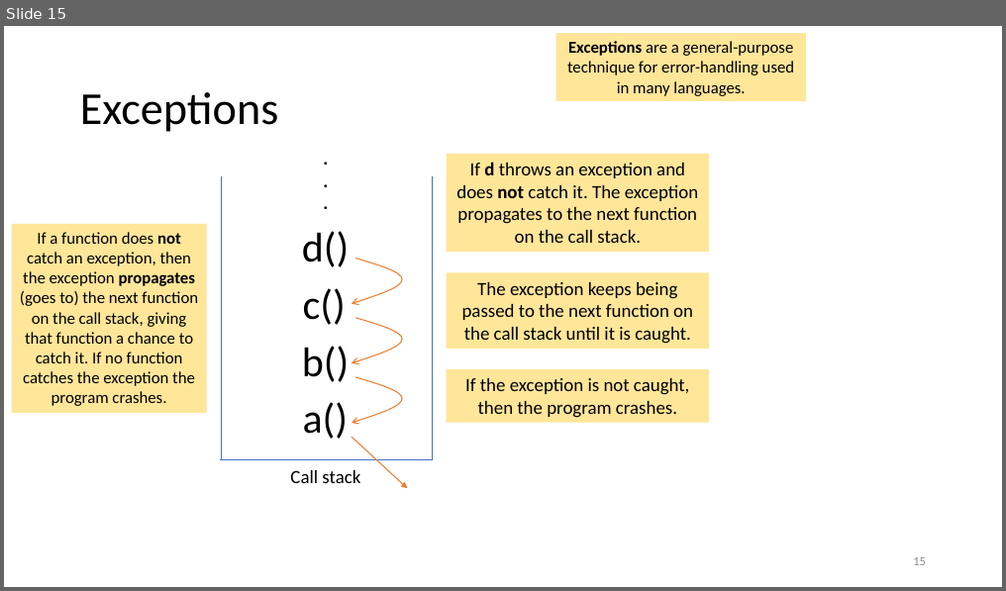
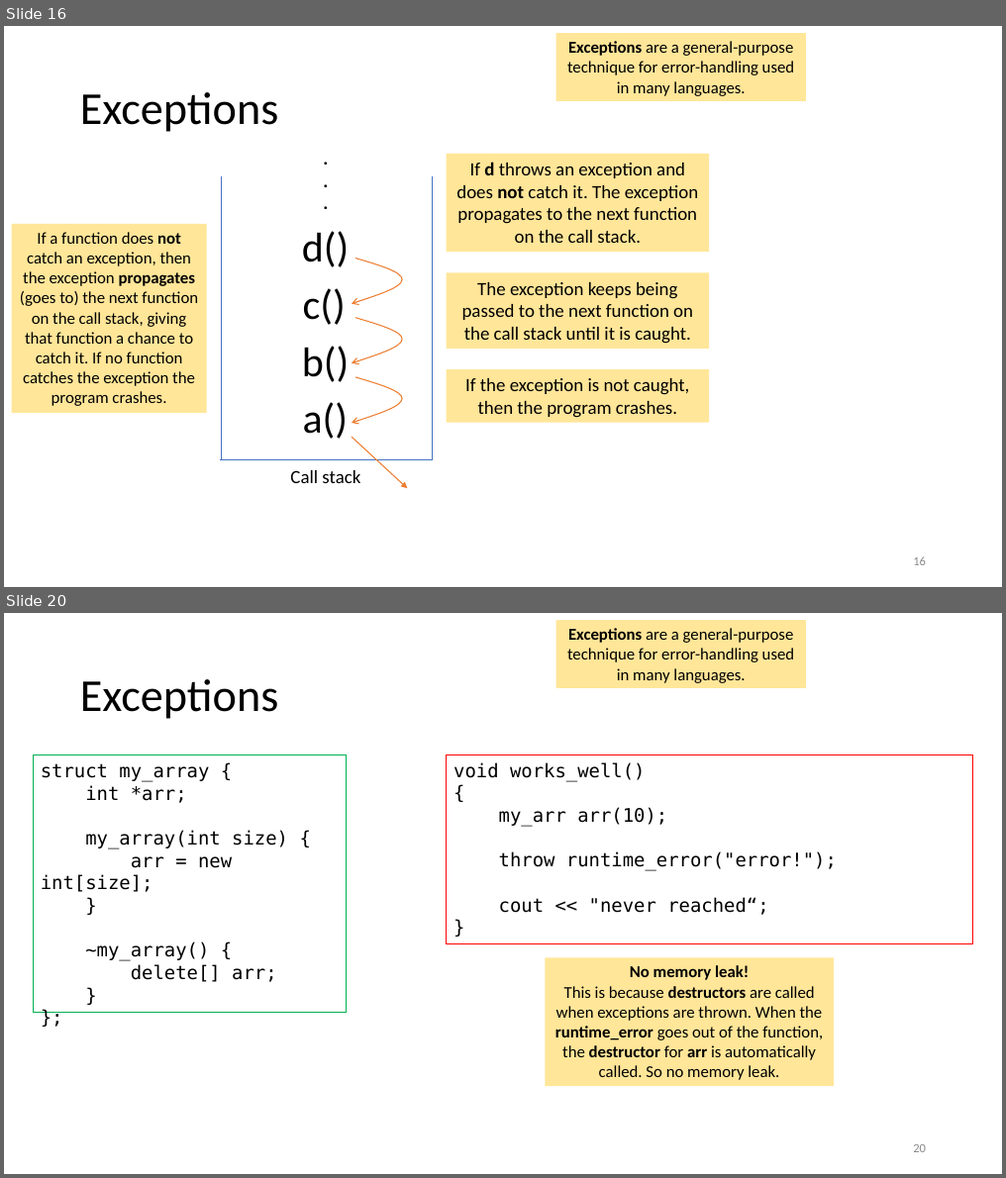
Before and after one commit to tjd1234/cmpt135spring2024, a slide deck: sample_code/week9/week9_cmpt135.pptx. Shown one above the other, each under a label of ours: slide 15 before the commit, slides 16 and 20 after it; the slides between them are not shown. The pictures are 1006x591 and 1006x1178 pixels, drawn with LibreOffice and Linux fonts; fonts in the diff are those of the drawing. Boxes give left, top, right and bottom in pixels: in the first picture for what was removed or moved away, otherwise in the second. Text is boxed around its words. In the diff, an @@ line names an element or a change of style, - is before the commit and + after.

```diff
--- a/sample_code/week9/week9_cmpt135.pptx
+++ b/sample_code/week9/week9_cmpt135.pptx
@@ slide 20 added at <box>4,613,1002,1174</box>, background #FFFFFF @@
@@ rectangle added at <box>556,621,807,688</box>, fill #FFE699, 16 pt, text #000000 @@
+Exceptions are a general-purpose technique for error-handling used in many languages.
@@ title added at <box>80,679,278,719</box>, 44 pt, text #000000 @@
+Exceptions
@@ rectangle added at <box>33,756,347,1012</box>, outline #00B050 0.75 pt, 18 pt, text #000000 @@
+struct my_array {
+int *arr;
+my_array(int size) {
+arr = new int[size];
+}
+~my_array() {
+delete[] arr;
+}
+};
@@ rectangle added at <box>447,756,973,944</box>, outline #FF0000 0.75 pt, 18 pt, text #000000 @@
+void works_well()
+{
+my_arr arr(10);
+throw runtime_error("error!");
+cout << "never reached“;
+}
@@ rectangle added at <box>546,959,834,1087</box>, fill #FFE699, 16 pt, text #000000 @@
+No memory leak!
+This is because destructors are called when exceptions are thrown. When the runtime_error goes out of the function, the destructor for arr is automatically called. So no memory leak.
@@ page number added at <box>913,1145,926,1153</box>, 12 pt, text #8C8C8C @@
+20
@@ what was slide 15 is now slide 16 @@
```
Also in this commit, not shown: 6 slides changed, 5 other slides added, 1 other file.
